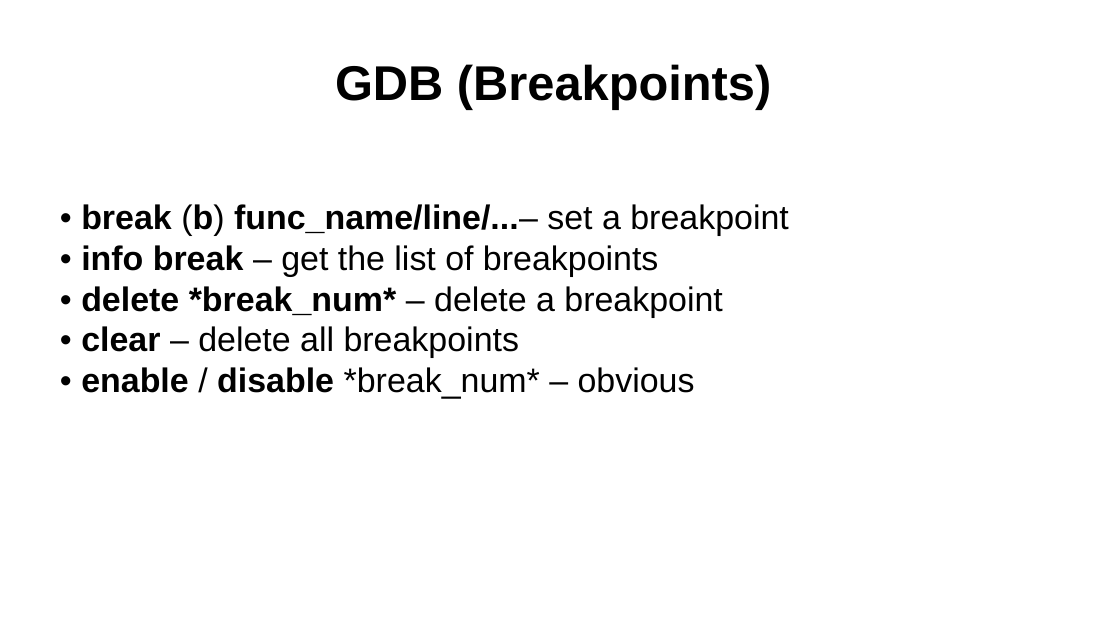
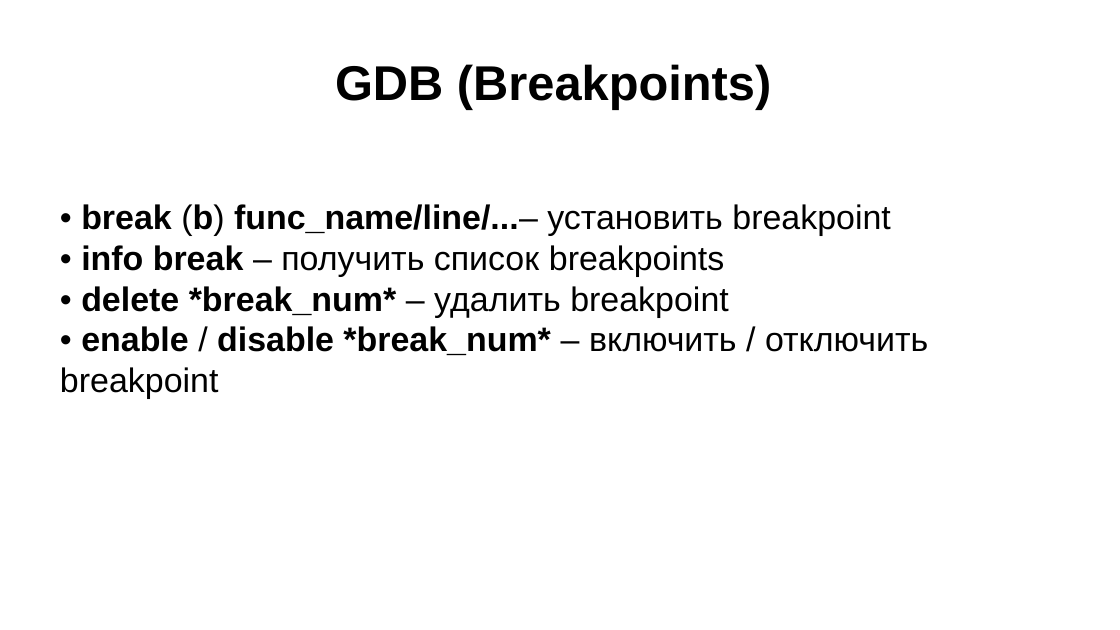
Before and after one commit to kostya2709/CAOS_seminars, a slide deck: slide 6 of sem_1_tools/presentations/Семинар_1_tools.pptx (slide 5 before the commit). Drawn at 1120x630 pixels with LibreOffice and Linux fonts; fonts in the diff are those of the drawing. Boxes give left, top, right and bottom in pixels: in the first picture for what was removed or moved away, otherwise in the second. Text is boxed around its words. In the diff, an @@ line names an element or a change of style, - is before the commit and + after.

```diff
--- a/sem_1_tools/presentations/Семинар_1_tools.pptx
+++ b/sem_1_tools/presentations/Семинар_1_tools.pptx
@@ text at <box>81,204,928,355</box>: text changed @@
-• break (b) func_name/line/...– set a breakpoint
-• info break – get the list of breakpoints
-• delete *break_num* – delete a breakpoint
-• clear – delete all breakpoints
-• enable / disable *break_num* – obvious
+• break (b) func_name/line/...– установить breakpoint
+• info break – получить список breakpoints
+• delete *break_num* – удалить breakpoint
+• enable / disable *break_num* – включить / отключить breakpoint
```
Also in this commit, not shown: 8 other slides changed, 3 slides added, 3 other files.
